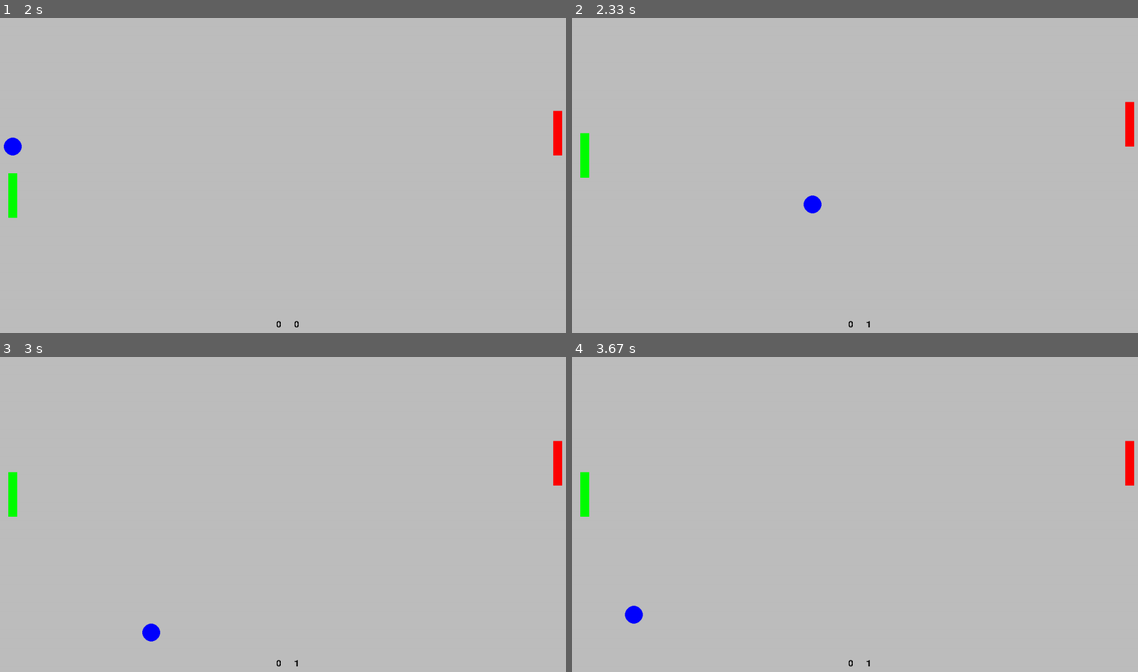
Above: before the commit, frames 1-4 (two rows, left to right).
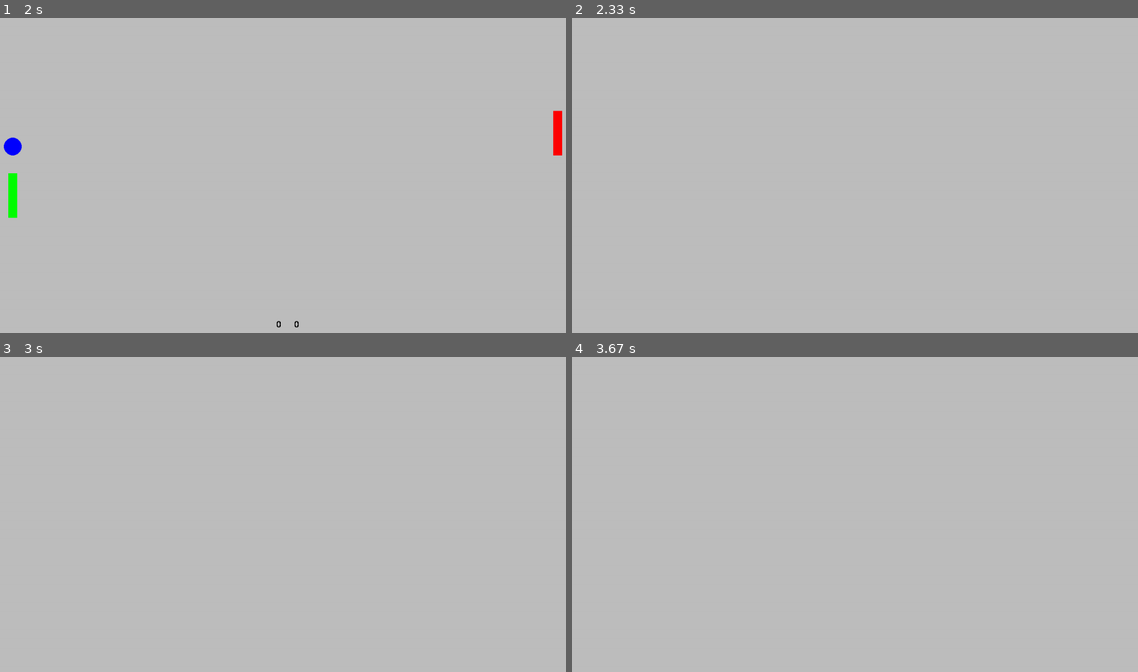
Above: after the commit, the same moments.

Repository: c0pson/Python_projects
Game: pygame game, started from pong/pong_game.py
Two runs of this game, one before a commit and one after it. Both use one fixed random seed, a clock stepped at 60 frames per second and the inputs below.
Inputs:
- Up to frame 1 (2 s): hold Up 0.33-0.8 s; hold Down 0.83-1.13 s; hold S 0.83-1.13 s; hold Up 1.17-1.53 s; hold W 1.17-1.53 s; hold Down 1.57-1.93 s; hold S 1.57-1.93 s; hold Up from 1.97 s (still down); hold W from 1.97 s (still down)
- Up to frame 2 (2.33 s): release Up at 2.27 s; release W at 2.27 s
- Up to frame 3 (3 s): no input
- Up to frame 4 (3.67 s): no input

Frame 1 is identical in both runs. In frame 2, 0.6% of the frame differs, in the area x 1-100%, y 26-99%; in frame 3, 0.6%; in frame 4, 0.6%.

Commit message:
almost final of the project

Diff:
--- a/pong/pong_game.py
+++ b/pong/pong_game.py
@@ -85,8 +85,14 @@
     ball = Ball(WIDTH//2-20, HEIGHT//2-20, 20, 10, 'blue')
     player_1_direction = 0
     player_2_direction = 0
+    counter = 0
     while running:
         screen.fill('gray')
+
+        if counter == 1:
+            counter = 0
+            time.sleep(2)
+
         for event in pygame.event.get():
             if event.type == pygame.QUIT:
                 running = False
@@ -123,10 +129,12 @@
         if ball_x >= WIDTH - 10:
             player_1.score()
             ball.reset_position()
+            counter += 1
 
         if ball_x <= 10:
             player_2.score()
             ball.reset_position()
+            counter += 1
 
         player_1.display()
         player_2.display()
